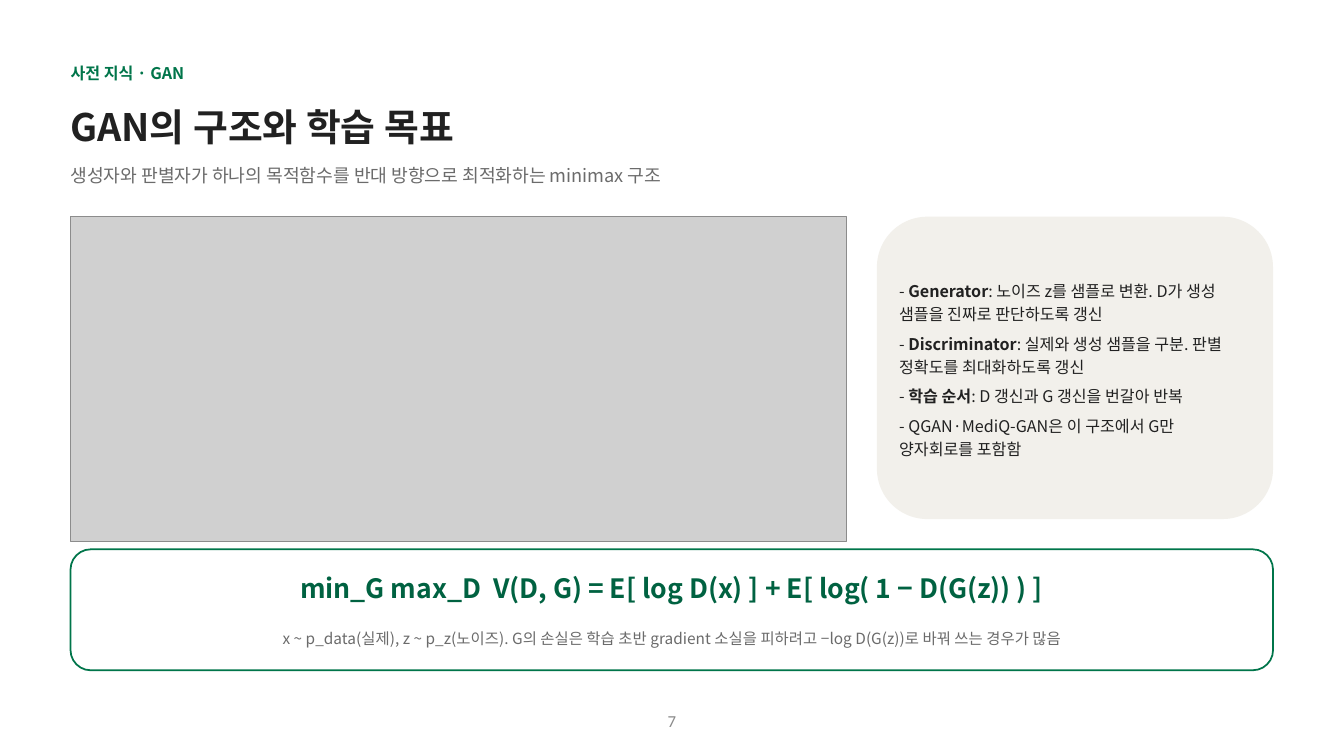
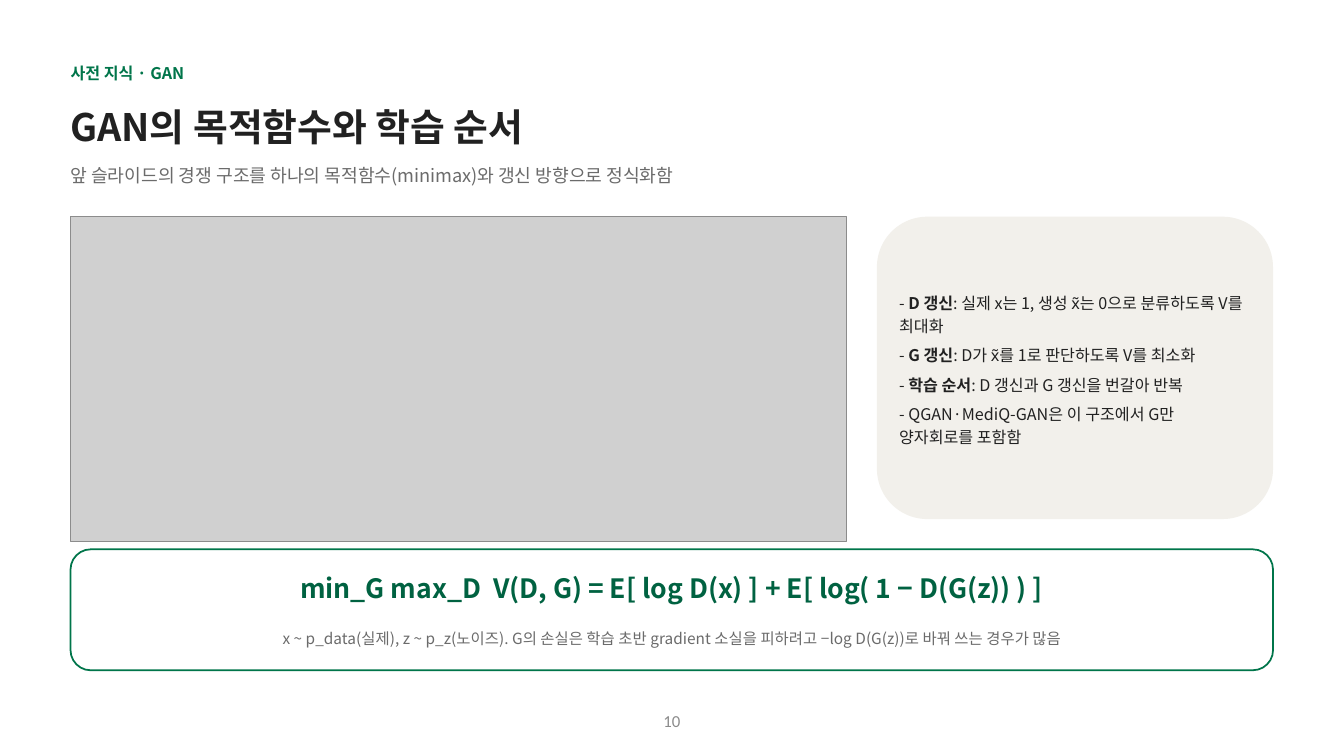
Before and after one commit to hyunhp/skin_disease_qml, a slide deck: slide 10 of practice/day1_slides/day1_theory_slides.pptx (slide 7 before the commit). Drawn at 1344x756 pixels with LibreOffice and Linux fonts; fonts in the diff are those of the drawing; grey boxes stand for pictures. Boxes give left, top, right and bottom in pixels: in the first picture for what was removed or moved away, otherwise in the second. Text is boxed around its words. In the diff, an @@ line names an element or a change of style, - is before the commit and + after.

```diff
--- a/practice/day1_slides/day1_theory_slides.pptx
+++ b/practice/day1_slides/day1_theory_slides.pptx
@@ text at <box>71,109,524,145</box>: text changed @@
-GAN의 구조와 학습 목표
+GAN의 목적함수와 학습 순서
@@ text at <box>71,167,674,186</box>: text changed @@
-생성자와 판별자가 하나의 목적함수를 반대 방향으로 최적화하는 minimax 구조
+앞 슬라이드의 경쟁 구조를 하나의 목적함수(minimax)와 갱신 방향으로 정식화함
@@ text at <box>899,295,1242,363</box>: text changed @@
-- Generator: 노이즈 z를 샘플로 변환. D가 생성 샘플을 진짜로 판단하도록 갱신
-- Discriminator: 실제와 생성 샘플을 구분. 판별 정확도를 최대화하도록 갱신
+- D 갱신: 실제 x는 1, 생성 x̃는 0으로 분류하도록 V를 최대화
+- G 갱신: D가 x̃를 1로 판단하도록 V를 최소화
@@ page number at <box>663,716,680,727</box>: text changed @@
-7
+10
```
Also in this commit, not shown: 10 other slides changed, 14 slides added, 34 other files.
